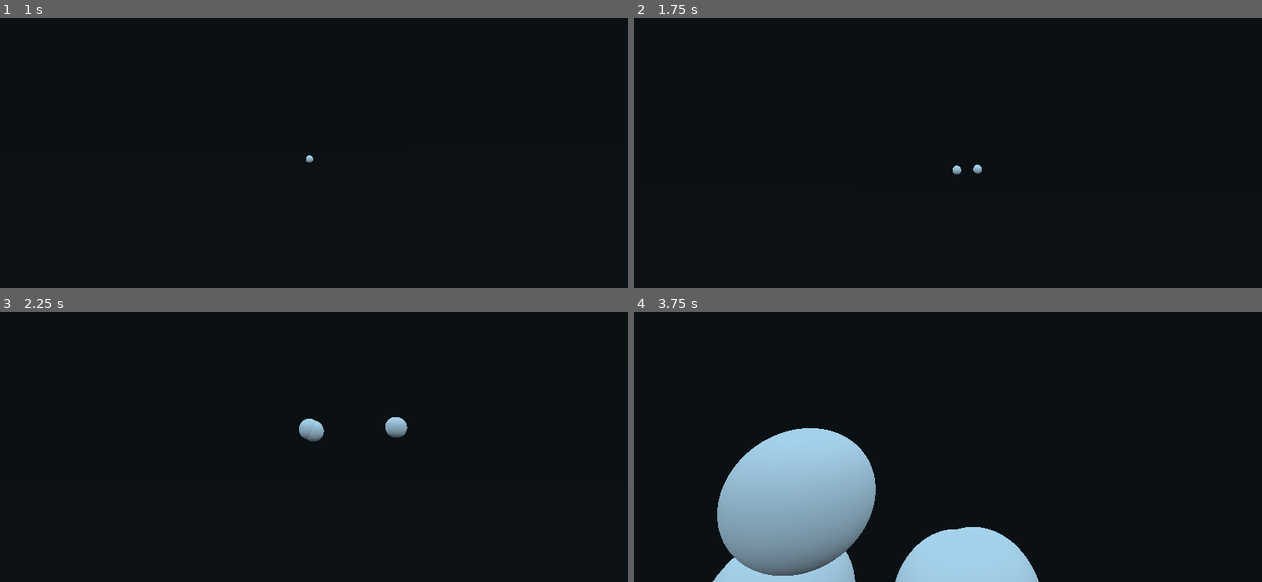
Above: before the commit, frames 1-4 (two rows, left to right).
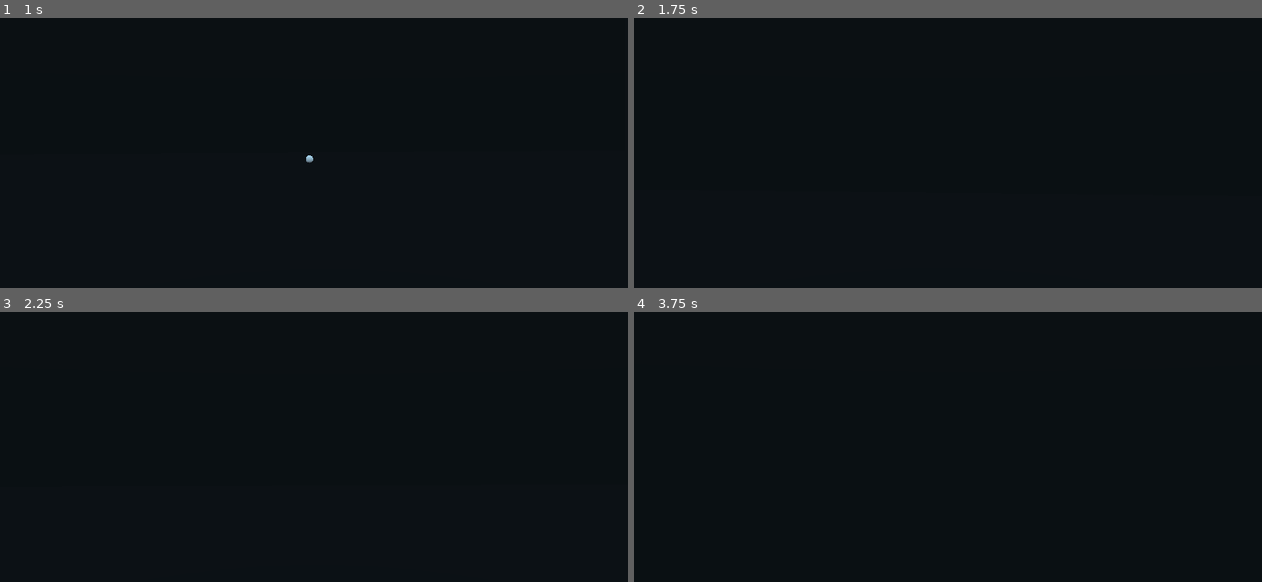
Above: after the commit, the same moments.

Repository: NickCheng0921/curveshot
Game: Godot game, scene res://Scenes/Main.tscn
Same seed, same stepped clock (60 frames per second), same inputs: the game is played once before the commit and once after it.
Inputs (mouse positions are in pixels of both pictures, inside the frame that each line leads up to):
- Up to frame 1 (1 s): move the mouse to (345, 101) at 0.52 s; hold W (move_forward) from 0.53 s (still down); click (345, 101) at 0.6 s; tap Space (jump) at 0.77 s
- Up to frame 2 (1.75 s): keep holding W (move_forward); move the mouse to (916, 107) at 1.27 s; click (916, 107) at 1.35 s; tap Space (jump) at 1.52 s
- Up to frame 3 (2.25 s): keep holding W (move_forward); move the mouse to (326, 393) at 2.02 s; click (326, 393) at 2.1 s
- Up to frame 4 (3.75 s): keep holding W (move_forward); move the mouse to (941, 403) at 2.77 s; click (941, 403) at 2.85 s; tap Space (jump) at 3.02 s; tap Enter at 3.5 s; move the mouse to (991, 403) at 3.52 s; click (991, 403) at 3.6 s

Frame 1 is identical in both runs. In frame 2, less than 0.1% of the frame differs, in the area x 50-56%, y 54-59%; in frame 3, 0.5%; in frame 4, 15%, in the area x 12-65%, y 43-100%.

Commit message:
Remove bullet on collision

Diff:
--- a/3dDemo/Scenes/Temple.tscn
+++ b/3dDemo/Scenes/Temple.tscn
@@ -3,9 +3,7 @@
 [ext_resource path="res://Materials/example_material.tres" type="Material" id=1]
 [ext_resource path="res://Scenes/Grav Node.tscn" type="PackedScene" id=2]
 
-[sub_resource type="BoxShape" id=6]
-
-[sub_resource type="CubeMesh" id=1]
+[sub_resource type="BoxShape" id=1]
 
 [sub_resource type="CubeMesh" id=2]
 
@@ -14,6 +12,8 @@
 [sub_resource type="CubeMesh" id=4]
 
 [sub_resource type="CubeMesh" id=5]
+
+[sub_resource type="CubeMesh" id=6]
 
 [sub_resource type="BoxShape" id=7]
 
--- a/3dDemo/Scripts/Bullet.gd
+++ b/3dDemo/Scripts/Bullet.gd
@@ -16,4 +16,7 @@
 
 # Called every frame. 'delta' is the elapsed time since the previous frame.
 func _process(delta):
-	velocity = move_and_slide(velocity, Vector3.UP)
+	var collision_info = move_and_slide(velocity, Vector3.UP)
+	if get_slide_count() > 0:
+		#print(get_slide_collision(0).collider.get_name())
+		queue_free()
Not shown: 2 places in 3dDemo/Scenes/Temple.tscn that only renumber resources
